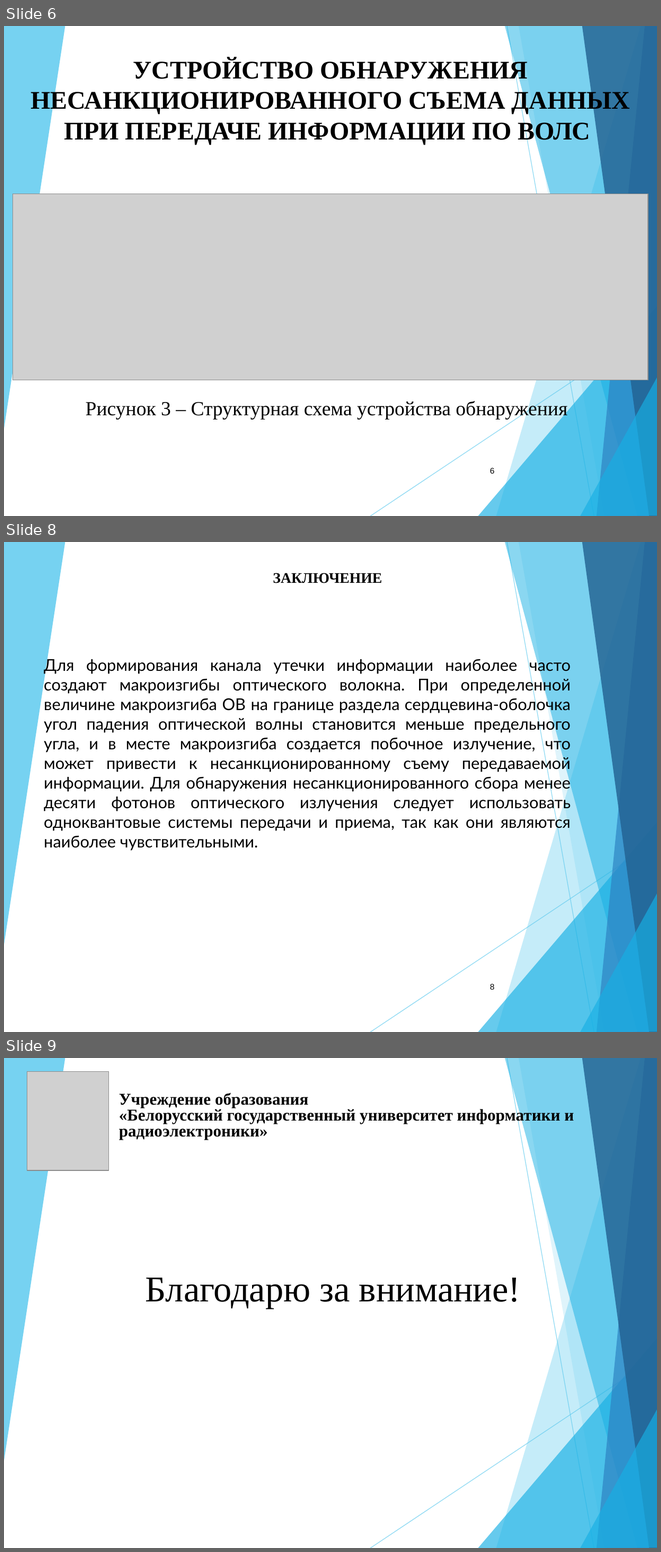
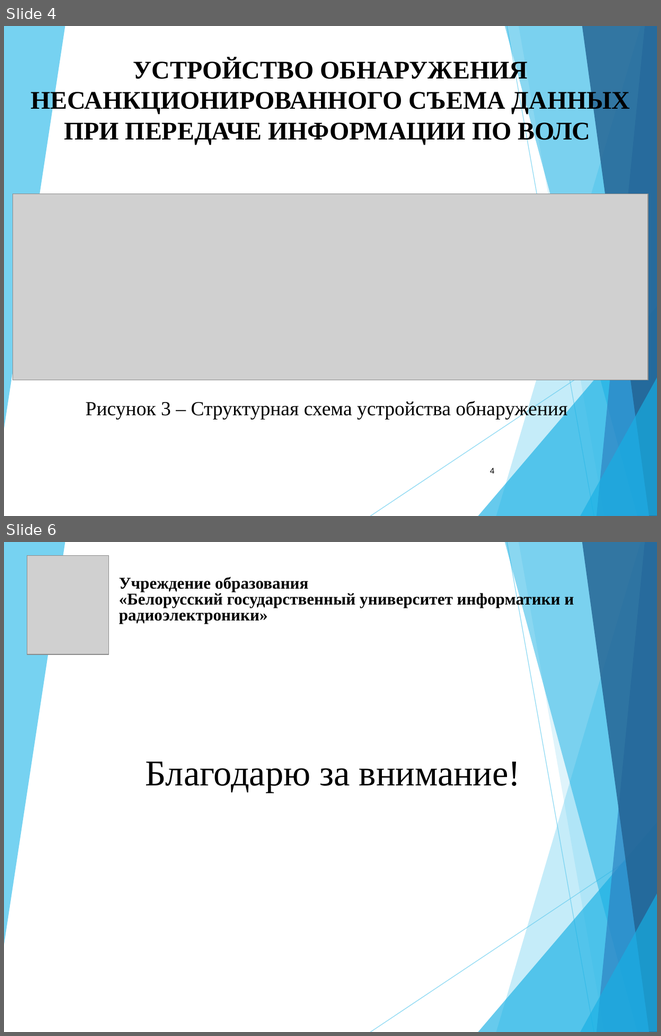
Before and after one commit to blackPrincess31/My_diplom, a slide deck: Доклад.ppt. Shown one above the other, each under a label of ours: slides 6, 8 and 9 before the commit, slides 4 and 6 after it; the slides between them are not shown. The pictures are 661x1552 and 661x1036 pixels, drawn with LibreOffice and Linux fonts; fonts in the diff are those of the drawing; grey boxes stand for pictures. Boxes give left, top, right and bottom in pixels: in the first picture for what was removed or moved away, otherwise in the second. Text is boxed around its words. In the diff, an @@ line names an element or a change of style, - is before the commit and + after.

```diff
--- a/Доклад.ppt
+++ b/Доклад.ppt
@@ slide 8 removed at bbox=[4, 542, 657, 1032], background #FFFFFF; not listed: 10 template elements that a slide beside it also shows @@
@@ text removed at bbox=[273, 573, 382, 583] @@
-ЗАКЛЮЧЕНИЕ
@@ text removed at bbox=[44, 656, 571, 850] @@
-Для формирования канала утечки информации наиболее часто создают макроизгибы оптического волокна. При определенной величине макроизгиба ОВ на границе раздела сердцевина-оболочка угол падения оптической волны становится меньше предельного угла, и в месте макроизгиба создается побочное излучение, что может привести к несанкционированному съему передаваемой информации. Для обнаружения несанкционированного сбора менее десяти фотонов оптического излучения следует использовать одноквантовые системы передачи и приема, так как они являются наиболее чувствительными.
@@ page number removed at bbox=[490, 983, 495, 989] @@
-8
@@ what was slide 6 is now slide 4 @@
@@ page number at bbox=[490, 467, 495, 473]: text changed @@
-6
+4
@@ what was slide 9 is now slide 6 @@
```
Also in this commit, not shown: 2 slides changed, 1 slide added, 3 other slides removed, 1 other file.
